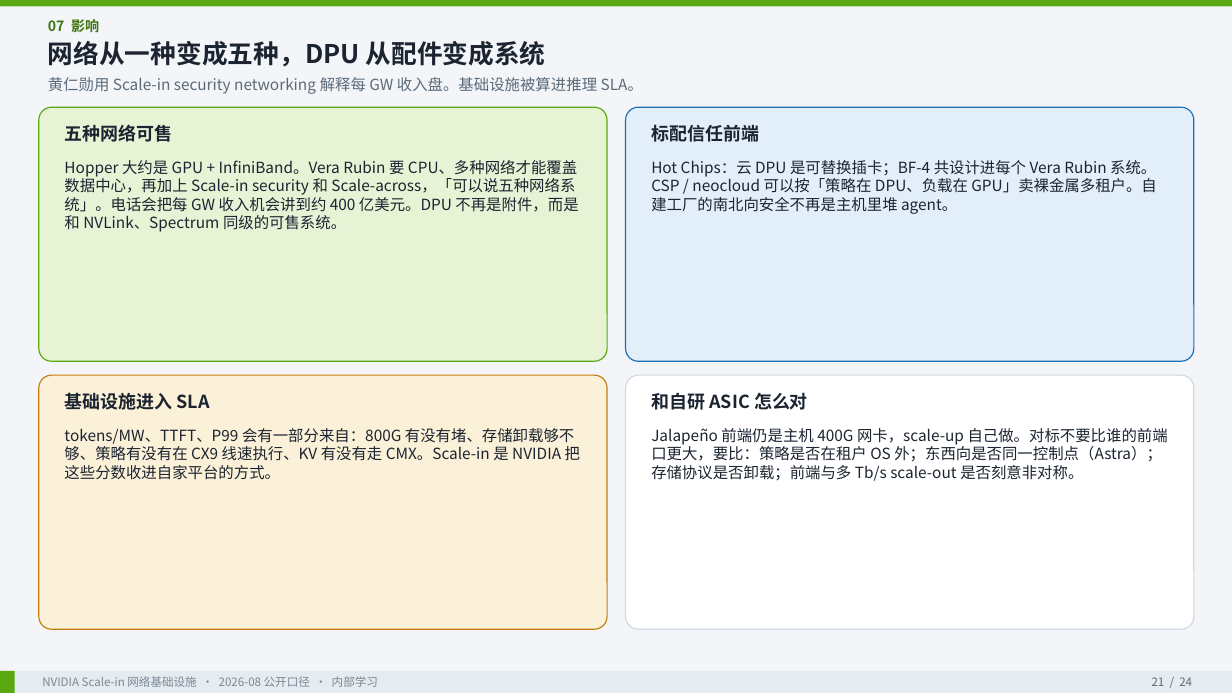
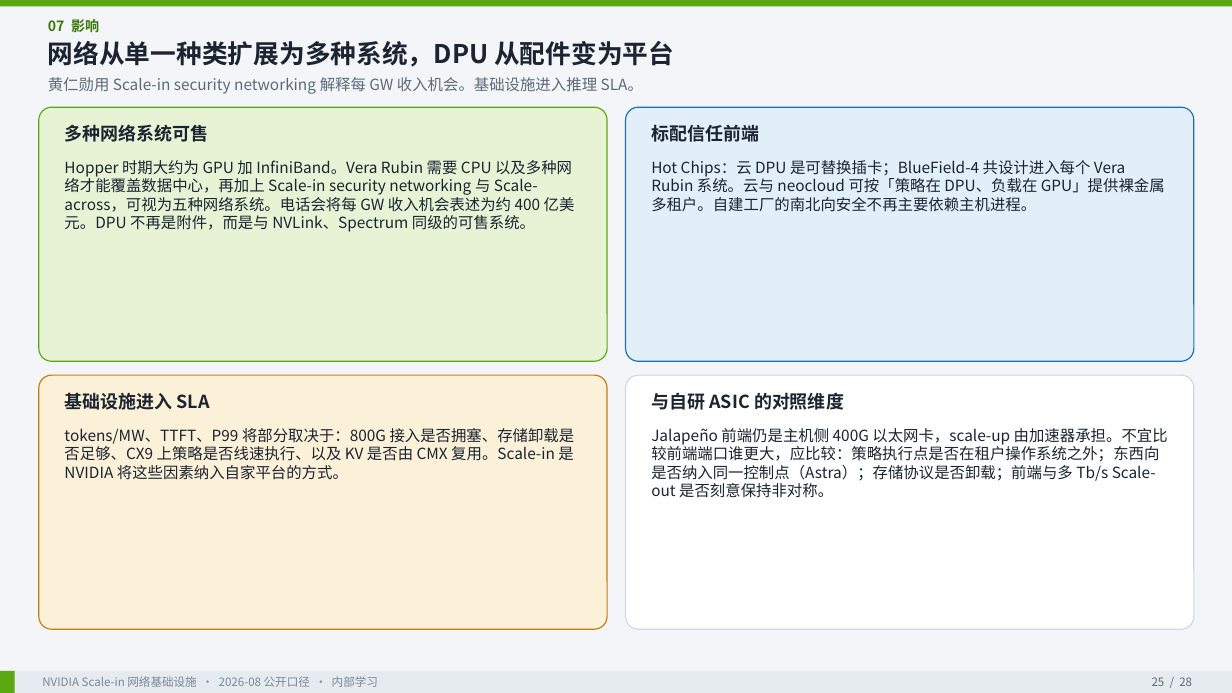
Before and after one commit to ghsshou/ai_work, a slide deck: slide 25 of docs/nvidia-scale-in/NVIDIA_Scale_in_网络基础设施洞察.pptx (slide 21 before the commit). Drawn at 1232x693 pixels with LibreOffice and Linux fonts; fonts in the diff are those of the drawing. Boxes give left, top, right and bottom in pixels: in the first picture for what was removed or moved away, otherwise in the second. Text is boxed around its words. In the diff, an @@ line names an element or a change of style, - is before the commit and + after.

```diff
--- a/docs/nvidia-scale-in/NVIDIA_Scale_in_网络基础设施洞察.pptx
+++ b/docs/nvidia-scale-in/NVIDIA_Scale_in_网络基础设施洞察.pptx
@@ text at (48, 41, 674, 67): text changed @@
-网络从一种变成五种，DPU 从配件变成系统
+网络从单一种类扩展为多种系统，DPU 从配件变为平台
@@ text at (48, 77, 643, 94): text changed @@
-黄仁勋用 Scale-in security networking 解释每 GW 收入盘。基础设施被算进推理 SLA。
+黄仁勋用 Scale-in security networking 解释每 GW 收入机会。基础设施进入推理 SLA。
@@ text at (64, 124, 208, 142): text changed @@
-五种网络可售
+多种网络系统可售
@@ text at (64, 160, 575, 232): text changed @@
-Hopper 大约是 GPU + InfiniBand。Vera Rubin 要 CPU、多种网络才能覆盖数据中心，再加上 Scale-in security 和 Scale-across，「可以说五种网络系统」。电话会把每 GW 收入机会讲到约 400 亿美元。DPU 不再是附件，而是和 NVLink、Spectrum 同级的可售系统。
+Hopper 时期大约为 GPU 加 InfiniBand。Vera Rubin 需要 CPU 以及多种网络才能覆盖数据中心，再加上 Scale-in security networking 与 Scale-across，可视为五种网络系统。电话会将每 GW 收入机会表述为约 400 亿美元。DPU 不再是附件，而是与 NVLink、Spectrum 同级的可售系统。
@@ text at (651, 160, 1165, 212): text changed @@
-Hot Chips：云 DPU 是可替换插卡；BF-4 共设计进每个 Vera Rubin 系统。CSP / neocloud 可以按「策略在 DPU、负载在 GPU」卖裸金属多租户。自建工厂的南北向安全不再是主机里堆 agent。
+Hot Chips：云 DPU 是可替换插卡；BlueField-4 共设计进入每个 Vera Rubin 系统。云与 neocloud 可按「策略在 DPU、负载在 GPU」提供裸金属多租户。自建工厂的南北向安全不再主要依赖主机进程。
@@ text at (651, 392, 844, 410): text changed @@
-和自研 ASIC 怎么对
+与自研 ASIC 的对照维度
@@ text at (64, 428, 575, 480): text changed @@
-tokens/MW、TTFT、P99 会有一部分来自：800G 有没有堵、存储卸载够不够、策略有没有在 CX9 线速执行、KV 有没有走 CMX。Scale-in 是 NVIDIA 把这些分数收进自家平台的方式。
+tokens/MW、TTFT、P99 将部分取决于：800G 接入是否拥塞、存储卸载是否足够、CX9 上策略是否线速执行、以及 KV 是否由 CMX 复用。Scale-in 是 NVIDIA 将这些因素纳入自家平台的方式。
@@ text at (651, 428, 1168, 498): text changed @@
-Jalapeño 前端仍是主机 400G 网卡，scale-up 自己做。对标不要比谁的前端口更大，要比：策略是否在租户 OS 外；东西向是否同一控制点（Astra）；存储协议是否卸载；前端与多 Tb/s scale-out 是否刻意非对称。
+Jalapeño 前端仍是主机侧 400G 以太网卡，scale-up 由加速器承担。不宜比较前端端口谁更大，应比较：策略执行点是否在租户操作系统之外；东西向是否纳入同一控制点（Astra）；存储协议是否卸载；前端与多 Tb/s Scale-out 是否刻意保持非对称。
@@ text at (1152, 677, 1192, 686): text changed @@
-21 / 24
+25 / 28
```
Also in this commit, not shown: 23 other slides changed, 4 slides added, 4 other files.
